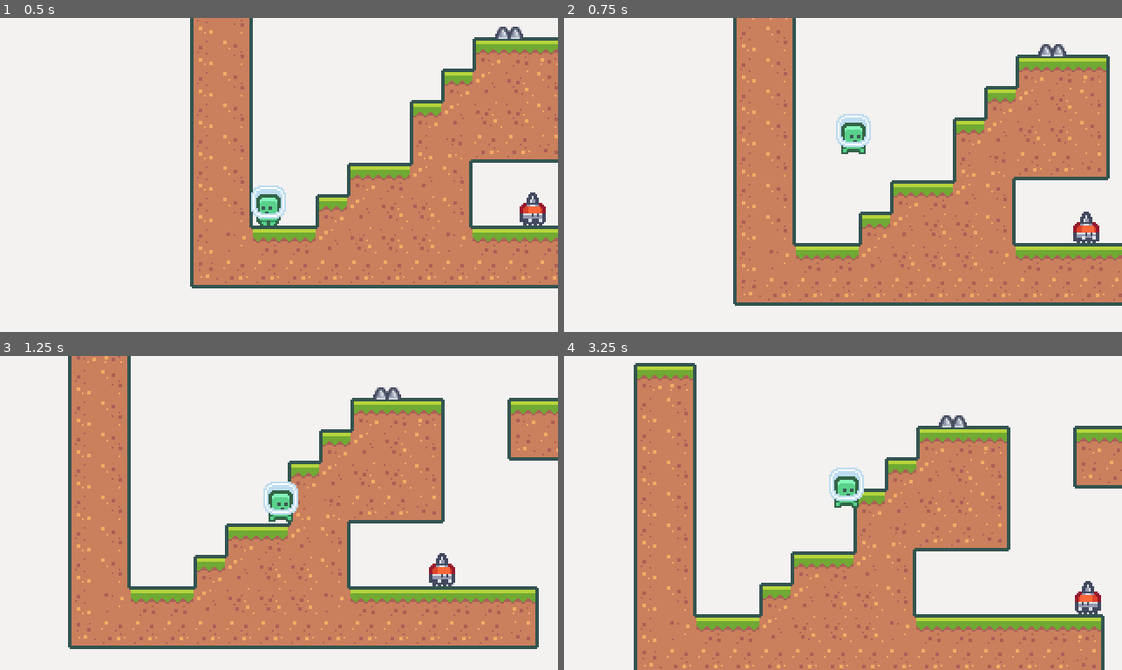
Above: before the commit, frames 1-4 (two rows, left to right).
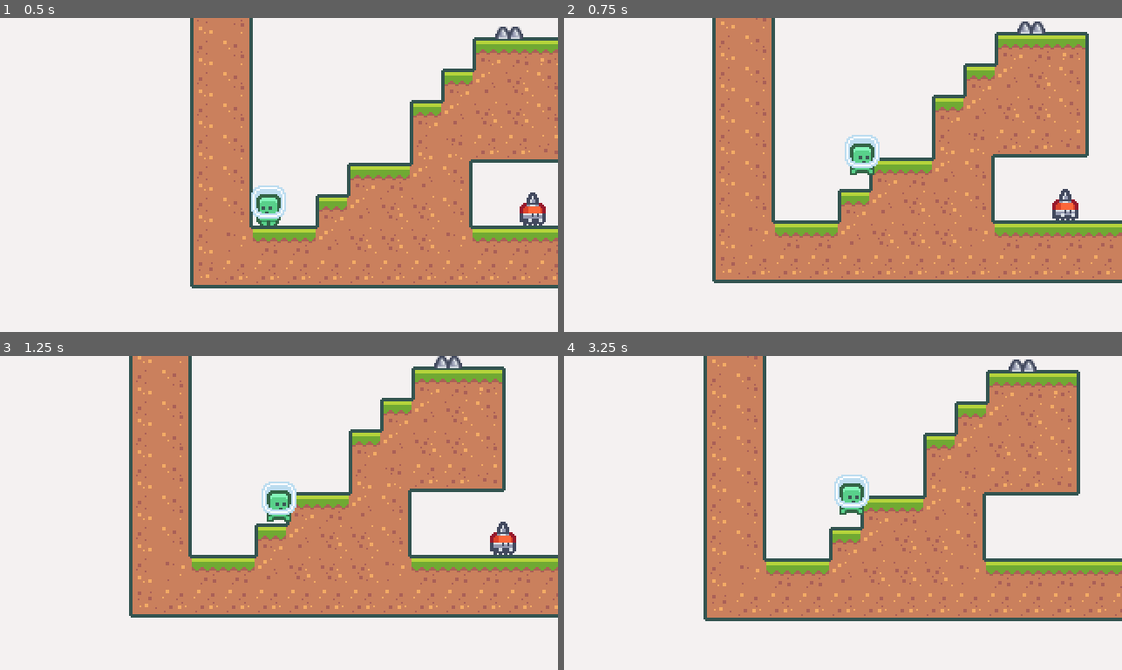
Above: after the commit, the same moments.

Repository: edivancamargo/2DPlatformerUdemy
Game: Godot game, scene res://scenes/Levels/BaseLevel.tscn
Same seed, same stepped clock (60 frames per second), same inputs: the game is played once before the commit and once after it.
Inputs:
- Up to frame 1 (0.5 s): no input
- Up to frame 2 (0.75 s): hold Right (move_right) from 0.53 s (still down); hold Space (jump) from 0.53 s (still down); tap R (dash, bound only after the commit) at 0.6 s
- Up to frame 3 (1.25 s): keep holding Right (move_right); keep holding Space (jump)
- Up to frame 4 (3.25 s): release Space (jump) at 1.28 s; tap Space (jump) at 1.35, 1.52, 1.82, 3.02 s; tap R (dash, bound only after the commit) at 1.55, 2.1, 2.85 s; release Right (move_right) at 2.03 s; hold Left (move_left) 2.03-2.78 s; hold Space (jump) 2.03-2.78 s; hold Right (move_right) from 2.78 s (still down)

Frame 1 is identical in both runs. In frame 2, 31% of the frame differs, in the area x 26-100%, y 0-92%; in frame 3, 49%; in frame 4, 55%, in the area x 12-100%, y 0-100%.

Commit message:
Add state machine to the player and new dashing state.

Diff:
--- a/project.godot
+++ b/project.godot
@@ -47,6 +47,11 @@
 , Object(InputEventKey,"resource_local_to_scene":false,"resource_name":"","device":0,"alt":false,"shift":false,"control":false,"meta":false,"command":false,"pressed":false,"scancode":87,"physical_scancode":0,"unicode":0,"echo":false,"script":null)
  ]
 }
+dash={
+"deadzone": 0.5,
+"events": [ Object(InputEventKey,"resource_local_to_scene":false,"resource_name":"","device":0,"alt":false,"shift":false,"control":false,"meta":false,"command":false,"pressed":false,"scancode":82,"physical_scancode":0,"unicode":0,"echo":false,"script":null)
+ ]
+}
 
 [layer_names]
 
--- a/scenes/Player/Player.gd
+++ b/scenes/Player/Player.gd
@@ -4,9 +4,15 @@
 onready var coyoteTimer: Timer = $CoyoteTimer
 onready var hurtboxArea: Area2D = $HurtboxArea
 
+enum State { NORMAL, DASHING }
+var currentState = State.NORMAL
+var isStateNew = true
+
 var gravity: int = 1000
 var velocity: Vector2 = Vector2.ZERO
 var maxHorizontalSpeed: int = 140
+var maxDashSpeed: int = 500
+var minDashSpeed: int = 200
 var horizontalAcceleration: int = 2000
 var jumpSpeed: int = 360
 var jumpTerminationMultiplier: int = 4
@@ -17,8 +23,26 @@
 	hurtboxArea.connect("area_entered", self, "on_hurtbox_area_entered")
 
 func _process(delta) -> void:
-	movePlayerVector.x = Input.get_action_strength("move_right") - Input.get_action_strength("move_left")
-	movePlayerVector.y = -1 if Input.is_action_just_pressed("jump") else 0
+	match currentState:
+		State.NORMAL:
+			handle_normal_state(delta)
+		State.DASHING:
+			handle_dash_state(delta)
+
+	isStateNew = false
+
+func change_state(new_state) -> void:
+	currentState = new_state
+	isStateNew = true
+
+func get_movement_vector() -> Vector2:
+	var moveVector = Vector2.ZERO
+	moveVector.x = Input.get_action_strength("move_right") - Input.get_action_strength("move_left")
+	moveVector.y = -1 if Input.is_action_just_pressed("jump") else 0
+	return moveVector
+
+func handle_normal_state(delta) -> void:
+	movePlayerVector = get_movement_vector()
 
 	velocity.x += movePlayerVector.x * horizontalAcceleration * delta
 
@@ -50,7 +74,29 @@
 	if is_on_floor():
 		hasDoubleJump = true
 
+	if Input.is_action_just_pressed("dash"):
+		call_deferred("change_state", State.DASHING)
+
 	update_animation()
+
+func handle_dash_state(delta) -> void:
+	if isStateNew:
+		animatedSprite.play("Jump")
+		var move_vector = get_movement_vector()
+		var velocityMod = 1
+
+		if move_vector.x != 0:
+			velocityMod = sign(move_vector.x)
+		else:
+			velocityMod = 1 if animatedSprite.flip_h else -1
+
+		velocity = Vector2(maxDashSpeed * velocityMod, 0)
+
+	velocity = move_and_slide(velocity, Vector2.UP)
+	velocity.x = lerp(0, velocity.x, pow(2, -5 * delta))
+
+	if abs(velocity.x) < minDashSpeed:
+		call_deferred("change_state", State.NORMAL)
 
 func update_animation() -> void:
 	if not is_on_floor():
--- a/scenes/Player/Player.tscn
+++ b/scenes/Player/Player.tscn
@@ -14,15 +14,15 @@
 "name": "Jump",
 "speed": 5.0
 }, {
+"frames": [ ExtResource( 1 ), ExtResource( 3 ) ],
+"loop": true,
+"name": "Run",
+"speed": 10.0
+}, {
 "frames": [ ExtResource( 1 ) ],
 "loop": true,
 "name": "Idle",
 "speed": 5.0
-}, {
-"frames": [ ExtResource( 1 ), ExtResource( 3 ) ],
-"loop": true,
-"name": "Run",
-"speed": 10.0
 } ]
 
 [sub_resource type="RectangleShape2D" id=1]
